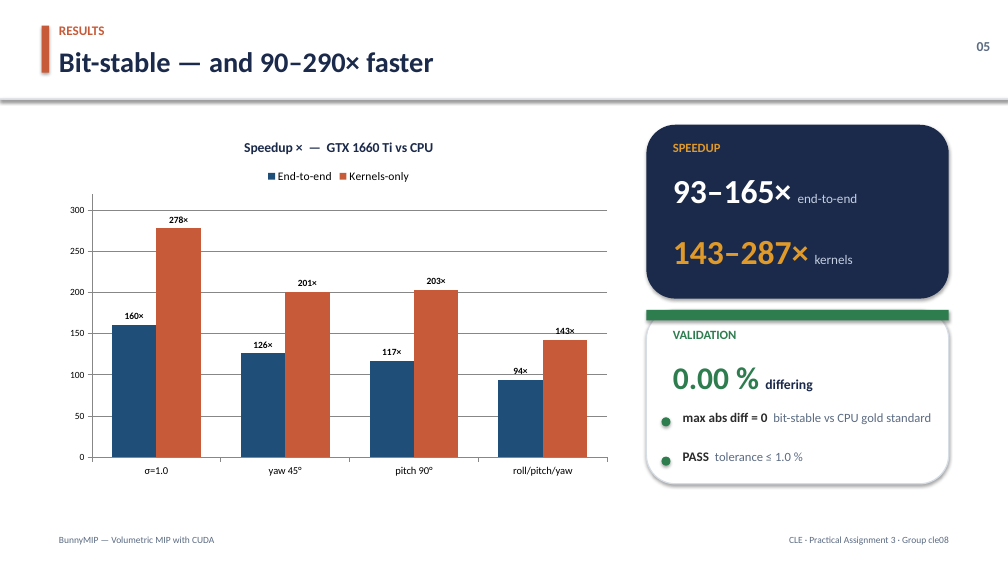
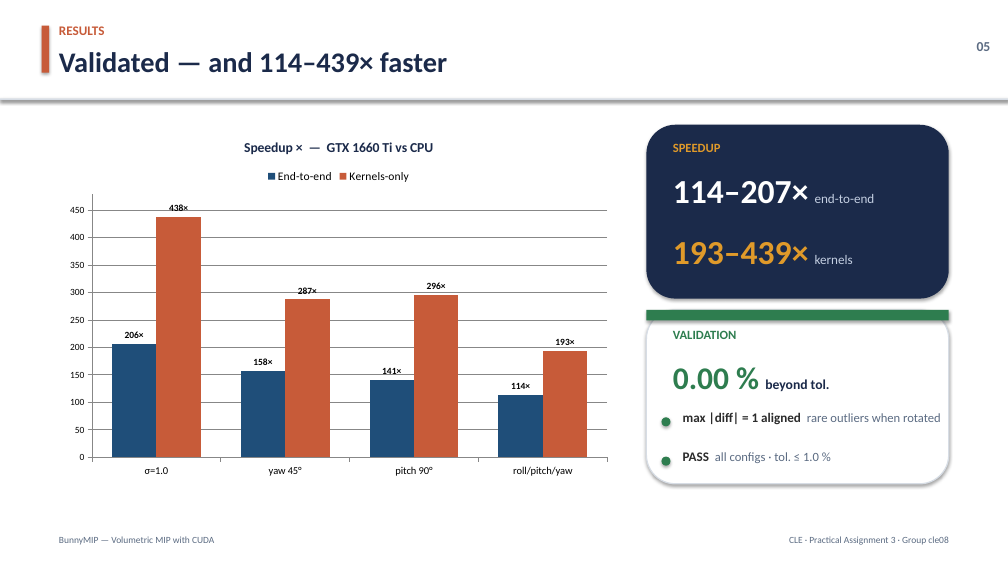
Before and after one commit to hujuc/BunnyMIP-CUDA-CLE, a slide deck: slide 5 of docs/BunnyMIP-Presentation5mins.pptx. Drawn at 1008x567 pixels with LibreOffice and Linux fonts; fonts in the diff are those of the drawing. Boxes give left, top, right and bottom in pixels: in the first picture for what was removed or moved away, otherwise in the second. Text is boxed around its words. In the diff, an @@ line names an element or a change of style, - is before the commit and + after.

```diff
--- a/docs/BunnyMIP-Presentation5mins.pptx
+++ b/docs/BunnyMIP-Presentation5mins.pptx
@@ text at <box>59,52,447,73</box>: text changed @@
-Bit-stable — and 90–290× faster
+Validated — and 114–439× faster
@@ column chart at <box>59,125,619,484</box> @@
-End-to-end: 160, 126, 117, 94
+End-to-end: 206, 158, 141, 114
-Kernels-only: 278, 201, 203, 143
+Kernels-only: 438, 287, 296, 193
@@ value axis changed @@
@@ text at <box>815,194,875,203</box>: text changed @@
-93–165× end-to-end
+114–207× end-to-end
@@ text at <box>673,242,853,265</box>: text changed @@
-143–287× kernels
+193–439× kernels
@@ text at <box>673,368,830,391</box>: text changed @@
-0.00 % differing
+0.00 % beyond tol.
@@ text at <box>683,412,941,424</box>: text changed @@
-max abs diff = 0 bit-stable vs CPU gold standard
+max |diff| = 1 aligned rare outliers when rotated
@@ text at <box>683,452,819,463</box>: text changed @@
-PASS tolerance ≤ 1.0 %
+PASS all configs · tol. ≤ 1.0 %
```
Also in this commit, not shown: 4 other slides changed, 5 other files.
